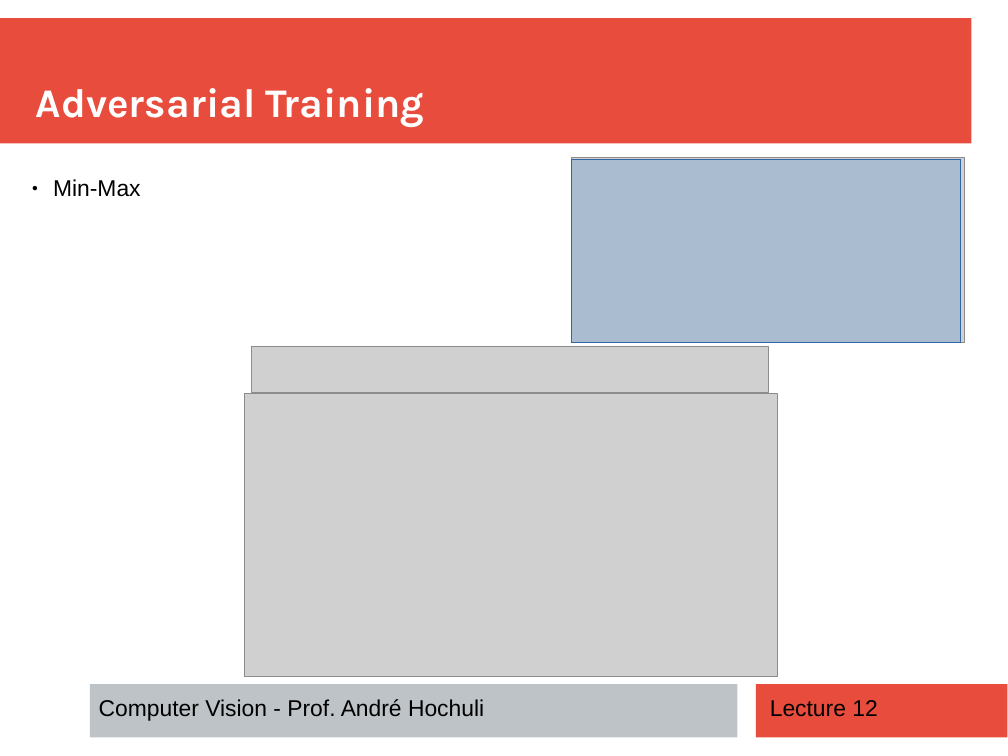
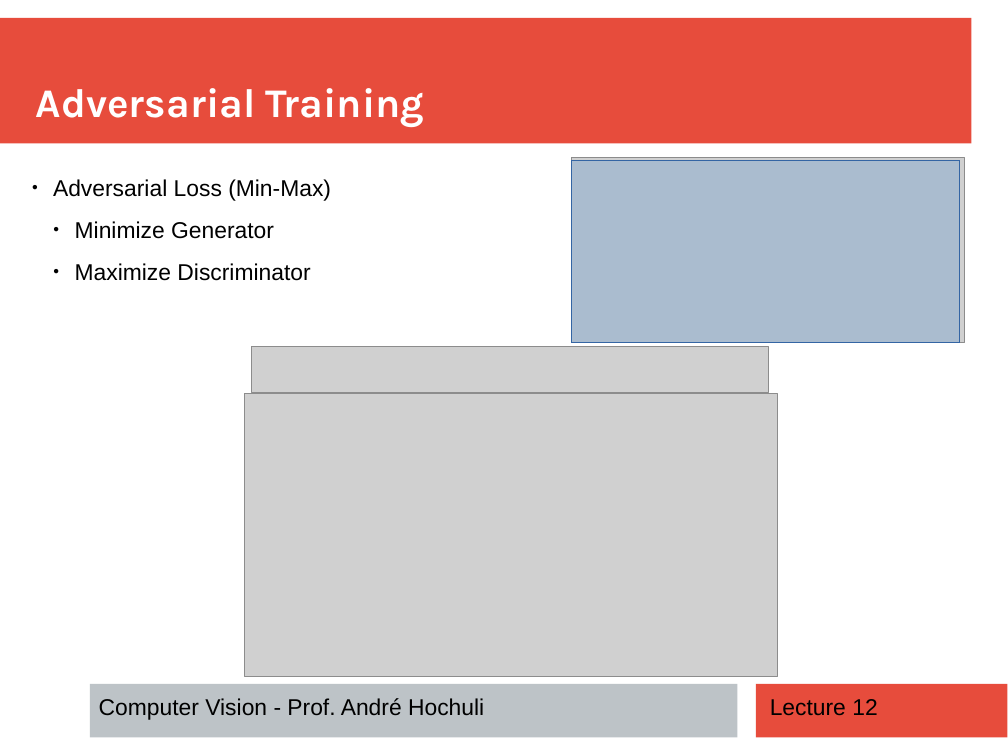
Before and after one commit to andrehochuli/teaching, a slide deck: slide 8 of ComputerVision/Lecture 12 - Generative Adversarial Network (GAN)/Lecture 12 - Generative Adversarial Training.pptx. Drawn at 1008x756 pixels with LibreOffice and Linux fonts; fonts in the diff are those of the drawing; grey boxes stand for pictures. Boxes give left, top, right and bottom in pixels: in the first picture for what was removed or moved away, otherwise in the second. Text is boxed around its words. In the diff, an @@ line names an element or a change of style, - is before the commit and + after.

```diff
--- a/ComputerVision/Lecture 12 - Generative Adversarial Network (GAN)/Lecture 12 - Generative Adversarial Training.pptx
+++ b/ComputerVision/Lecture 12 - Generative Adversarial Network (GAN)/Lecture 12 - Generative Adversarial Training.pptx
@@ text at [53, 179, 331, 281]: text changed @@
-● Min-Max
+● Adversarial Loss (Min-Max)
+  ● Minimize Generator
+  ● Maximize Discriminator
```
Also in this commit, not shown: 3 other slides changed, 2 slides added, 1 slide removed, 1 other file.
